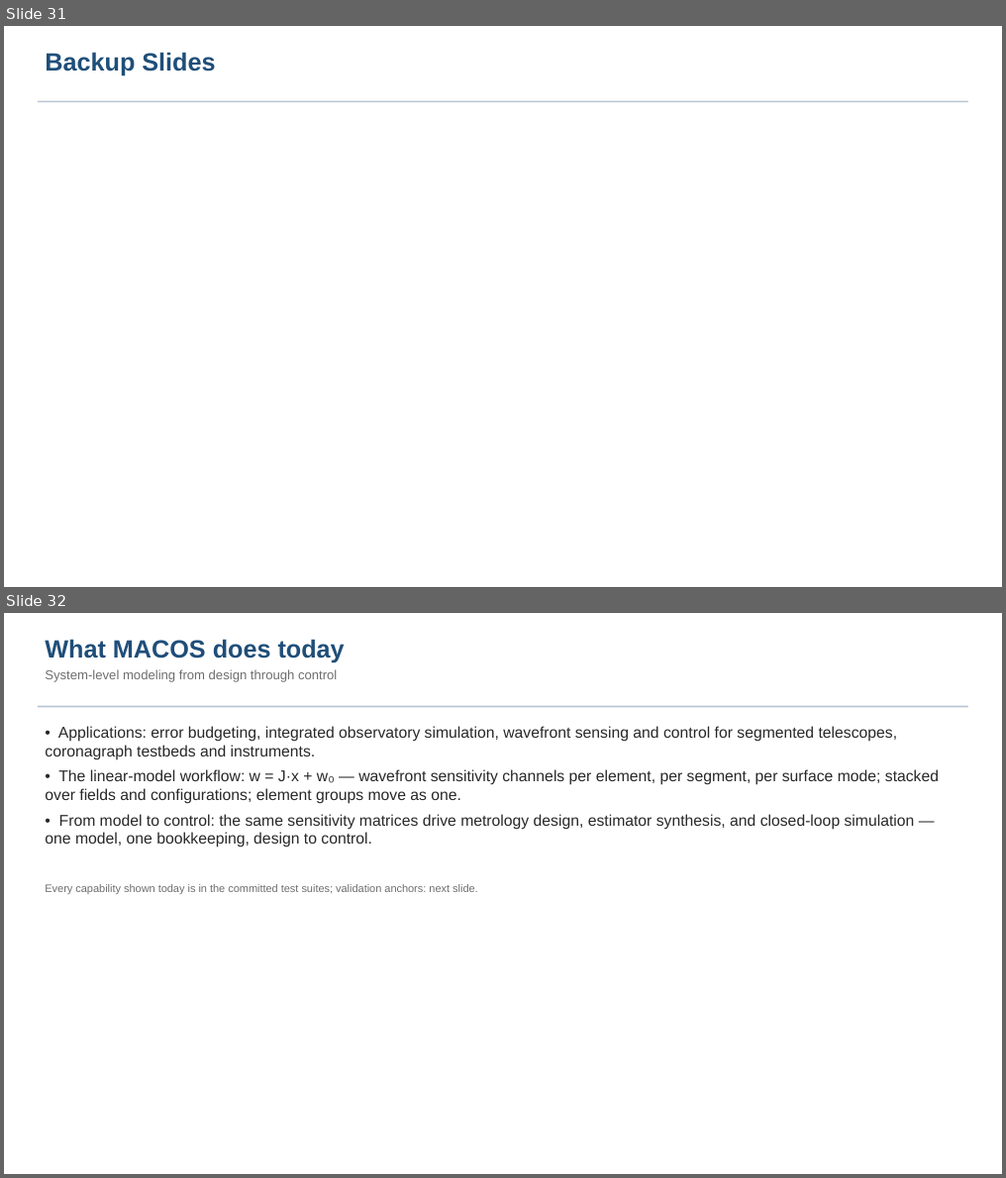
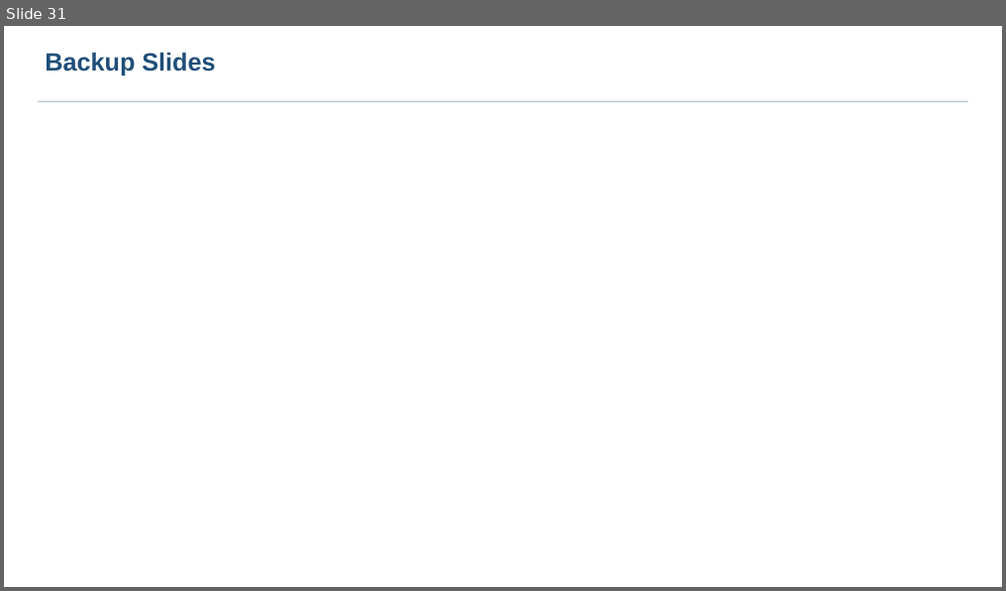
Before and after one commit to nasa-jpl/macos, a slide deck: demo_session/baseline_pass3.pptx. Shown one above the other, each under a label of ours: slides 31 and 32 before the commit, slide 31 after it. The pictures are 1006x1178 and 1006x591 pixels, drawn with LibreOffice and Linux fonts; fonts in the diff are those of the drawing. Boxes give left, top, right and bottom in pixels: in the first picture for what was removed or moved away, otherwise in the second. Text is boxed around its words. In the diff, an @@ line names an element or a change of style, - is before the commit and + after.

```diff
--- a/demo_session/baseline_pass3.pptx
+++ b/demo_session/baseline_pass3.pptx
@@ slide 32 removed at (4, 613, 1002, 1174), background #FFFFFF @@
@@ text removed at (45, 639, 345, 682) @@
-What MACOS does today
-System-level modeling from design through control
@@ rectangle removed at (38, 706, 968, 707) @@
@@ text removed at (45, 726, 939, 848) @@
-• Applications: error budgeting, integrated observatory simulation, wavefront sensing and control for segmented telescopes, coronagraph testbeds and instruments.
-• The linear-model workflow: w = J·x + w₀ — wavefront sensitivity channels per element, per segment, per surface mode; stacked over fields and configurations; element groups move as one.
-• From model to control: the same sensitivity matrices drive metrology design, estimator synthesis, and closed-loop simulation — one model, one bookkeeping, design to control.
@@ text removed at (45, 884, 478, 894) @@
-Every capability shown today is in the committed test suites; validation anchors: next slide.
```
Also in this commit, not shown: 1 slide changed, 1 slide added, 2 other slides removed, 3 other files.
